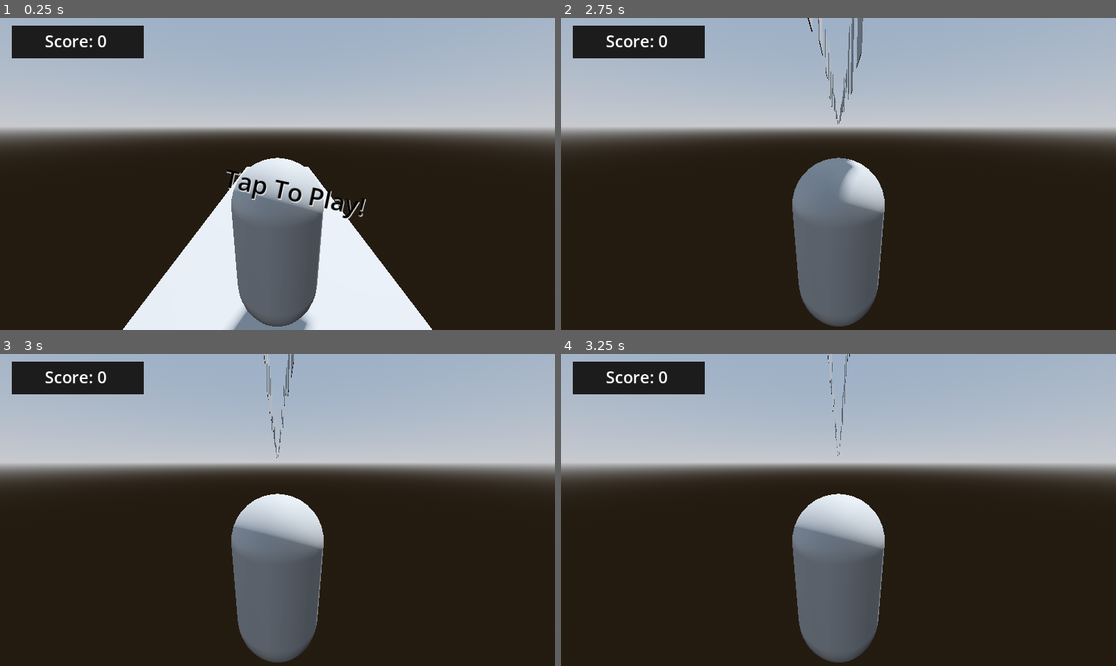
Above: before the commit, frames 1-4 (two rows, left to right).
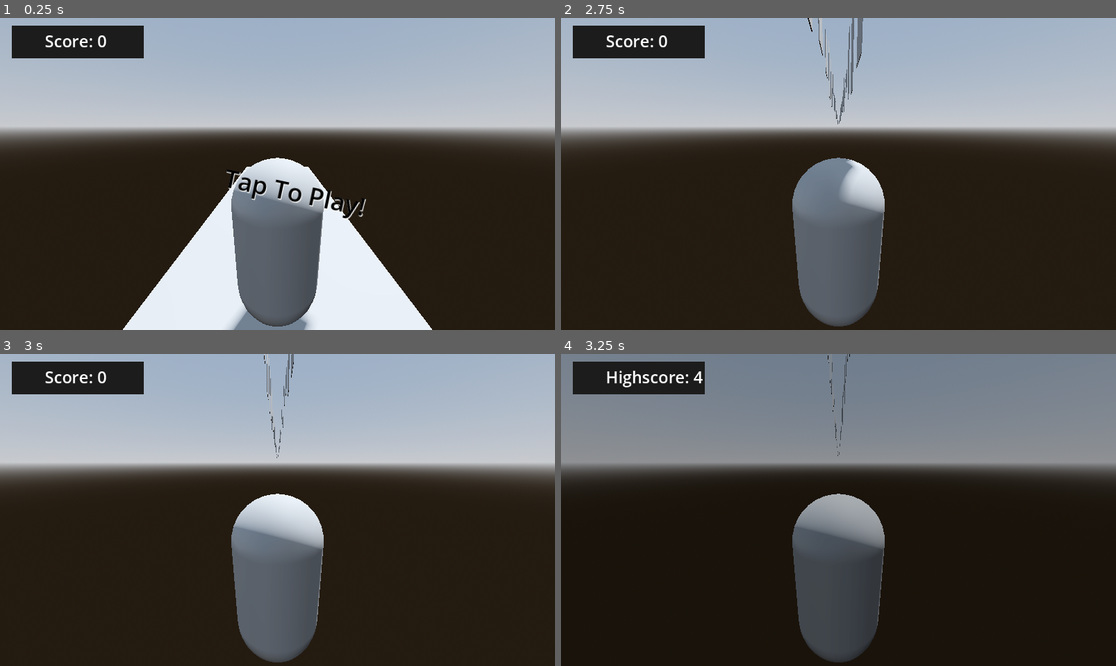
Above: after the commit, the same moments.

Repository: Caesar-Codicis/runner-remade
Game: Godot game, scene res://main_scene.tscn
Two runs of this game, one before a commit and one after it. Both use one fixed random seed, a clock stepped at 60 frames per second and the inputs below.
Inputs (mouse positions are in pixels of both pictures, inside the frame that each line leads up to):
- Up to frame 1 (0.25 s): no input
- Up to frame 2 (2.75 s): tap Enter at 0.5 s; move the mouse to (960, 158) at 0.52 s; click (960, 158) at 0.67 s; move the mouse to (727, 189) at 1.27 s; click (727, 189) at 1.42 s; move the mouse to (894, 105) at 2.02 s; click (894, 105) at 2.17 s
- Up to frame 3 (3 s): move the mouse to (249, 572) at 2.77 s; click (249, 572) at 2.92 s
- Up to frame 4 (3.25 s): no input

Frames 1-3 are identical in both runs. In frame 4, 43% of the frame differs, in the area x 0-100%, y 0-98%.

Commit message:
End Screen
Added mechanics for an end screen. STILL NOT DONE: display the text "score:" and "highscore:" in the center of screen, allow player to restart, save highscore globally after quiting

Diff:
--- a/StartScreen.gd
+++ b/StartScreen.gd
@@ -4,6 +4,7 @@
 var _startLabel: Label
 var _player
 var _ui
+var _endui
 
 # Called when the node enters the scene tree for the first time.
 func _ready() -> void:
@@ -23,6 +24,7 @@
 	get_tree().paused = true ## pauses
 
 
+
 func _unhandled_input(event: InputEvent) -> void:
 	if _gameStarted:
 		return
@@ -37,3 +39,9 @@
 	get_tree().paused = false
 	$Player.StartRunning()
 	$WallGenerator.StartGenerating()
+
+
+func _on_player_failure_happened() -> void:
+	var end_scene = load("res://endui.tscn")
+	_endui = end_scene.instantiate()
+	add_child(_endui)
--- /dev/null
+++ b/endui.gd
@@ -0,0 +1,30 @@
+extends Control
+
+var highScore = 4
+# Called when the node enters the scene tree for the first time.
+func _ready() -> void:
+	set_label_sizes()
+	var currentScore = get_node("../Player").score
+
+	update_high(currentScore)
+
+	set_label_text(highScore,currentScore)
+
+func update_high(n):
+	if highScore > n:
+		return
+	else:
+		highScore = n
+# Called every frame. 'delta' is the elapsed time since the previous frame.
+#func _process(delta: float) -> void:
+	#pass
+
+func set_label_text(higher,lower):
+	var highscoreLabel = $CanvasLayer/Highlabel
+	highscoreLabel.text = "Highscore: " + str(higher)
+
+	var scoreLabel = $CanvasLayer/Label
+	scoreLabel.text = "Score: " + str(lower)
+
+func set_label_sizes():
+	$CanvasLayer/ColorRect.size = get_viewport().get_visible_rect().size
--- /dev/null
+++ b/endui.tscn
@@ -0,0 +1,54 @@
+[gd_scene load_steps=3 format=3 uid="uid://by60j7hmyn46"]
+
+[ext_resource type="Script" path="res://endui.gd" id="1_s3n2b"]
+
+[sub_resource type="StyleBoxFlat" id="StyleBoxFlat_0thuj"]
+bg_color = Color(0.111197, 0.111197, 0.111197, 1)
+
+[node name="Endui" type="Control"]
+layout_mode = 3
+anchors_preset = 15
+anchor_right = 1.0
+anchor_bottom = 1.0
+grow_horizontal = 2
+grow_vertical = 2
+script = ExtResource("1_s3n2b")
+
+[node name="CanvasLayer" type="CanvasLayer" parent="."]
+
+[node name="ColorRect" type="ColorRect" parent="CanvasLayer"]
+color = Color(0, 0, 0, 0.286275)
+
+[node name="Panel" type="Panel" parent="CanvasLayer"]
+visible = false
+offset_left = 24.0
+offset_top = 16.0
+offset_right = 298.0
+offset_bottom = 83.0
+theme_override_styles/panel = SubResource("StyleBoxFlat_0thuj")
+
+[node name="Label" type="Label" parent="CanvasLayer"]
+visible = false
+offset_left = 93.0
+offset_top = 24.0
+offset_right = 203.0
+offset_bottom = 74.0
+pivot_offset = Vector2(3, 24)
+theme_override_font_sizes/font_size = 34
+text = "faggot"
+
+[node name="Highpanel" type="Panel" parent="CanvasLayer"]
+offset_left = 24.0
+offset_top = 16.0
+offset_right = 298.0
+offset_bottom = 83.0
+theme_override_styles/panel = SubResource("StyleBoxFlat_0thuj")
+
+[node name="Highlabel" type="Label" parent="CanvasLayer"]
+offset_left = 93.0
+offset_top = 24.0
+offset_right = 203.0
+offset_bottom = 74.0
+pivot_offset = Vector2(3, 24)
+theme_override_font_sizes/font_size = 34
+text = "faggot"
--- a/main_scene.tscn
+++ b/main_scene.tscn
@@ -142,4 +142,5 @@
 stream = ExtResource("5_2ye8g")
 script = ExtResource("6_aqjjr")
 
+[connection signal="failure_happened" from="Player" to="." method="_on_player_failure_happened"]
 [connection signal="success_attach" from="Player" to="AudioStreamPlayer" method="_on_player_success_attach"]
--- a/player.gd
+++ b/player.gd
@@ -28,6 +28,7 @@
 var currentWall: Node3D
 
 signal success_attach
+signal failure_happened
 
 func StartRunning():
 	startedRunning = true
@@ -390,10 +391,12 @@
 	if pow(position.x,2) > pow(INITIALX+2,2):
 		self.process_mode = Node.PROCESS_MODE_PAUSABLE
 		get_tree().paused = true
-		print("too far out", get_tree().paused)
+		print("too far out")
+		emit_signal("failure_happened")
 	elif position.y < INITIALY - 9.0:
 		self.process_mode = Node.PROCESS_MODE_PAUSABLE
 		get_tree().paused = true
-		print("fell off", get_tree().paused)
+		print("fell off")
+		emit_signal("failure_happened")
 	else:
 		return
